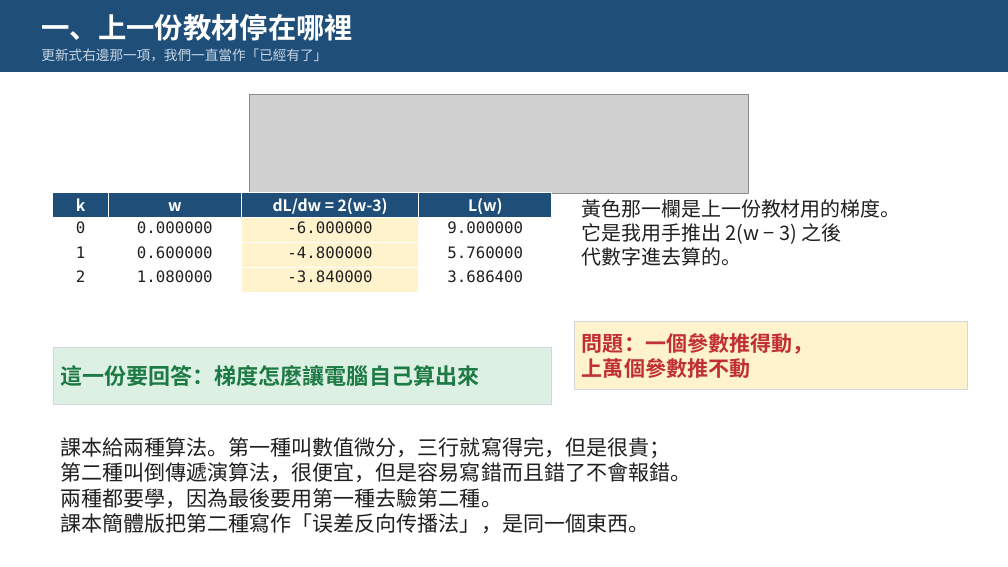
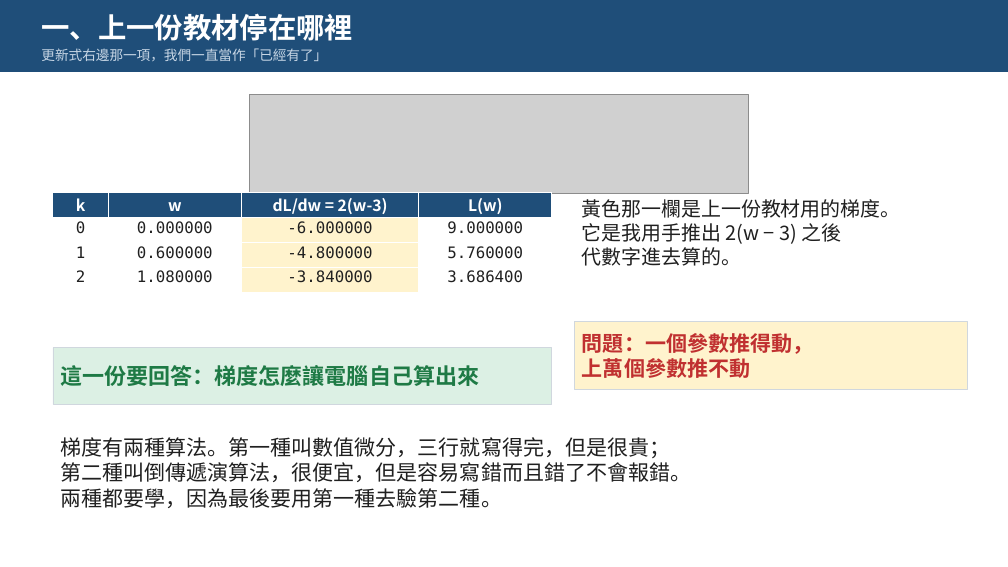
Before and after one commit to pychang-ai/115-1_DLMA, a slide deck: slide 2 of topics/backprop/課外主題_倒傳遞演算法.pptx. Drawn at 1008x567 pixels with LibreOffice and Linux fonts; fonts in the diff are those of the drawing; grey boxes stand for pictures. Boxes give left, top, right and bottom in pixels: in the first picture for what was removed or moved away, otherwise in the second. Text is boxed around its words. In the diff, an @@ line names an element or a change of style, - is before the commit and + after.

```diff
--- a/topics/backprop/課外主題_倒傳遞演算法.pptx
+++ b/topics/backprop/課外主題_倒傳遞演算法.pptx
@@ text at <box>60,437,670,458</box>: text changed @@
-課本給兩種算法。第一種叫數值微分，三行就寫得完，但是很貴；
+梯度有兩種算法。第一種叫數值微分，三行就寫得完，但是很貴；
@@ text at <box>60,513,649,533</box>: paragraph removed @@
-課本簡體版把第二種寫作「误差反向传播法」，是同一個東西。
```
Also in this commit, not shown: 12 other slides changed, 23 other files.
